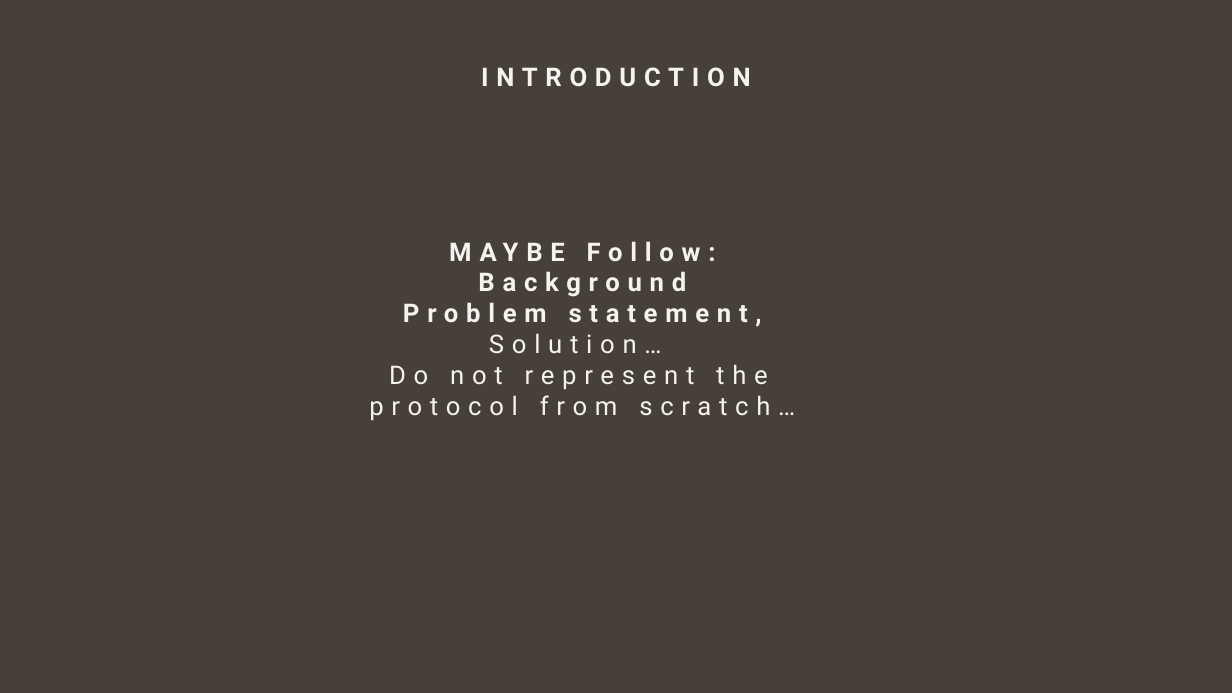
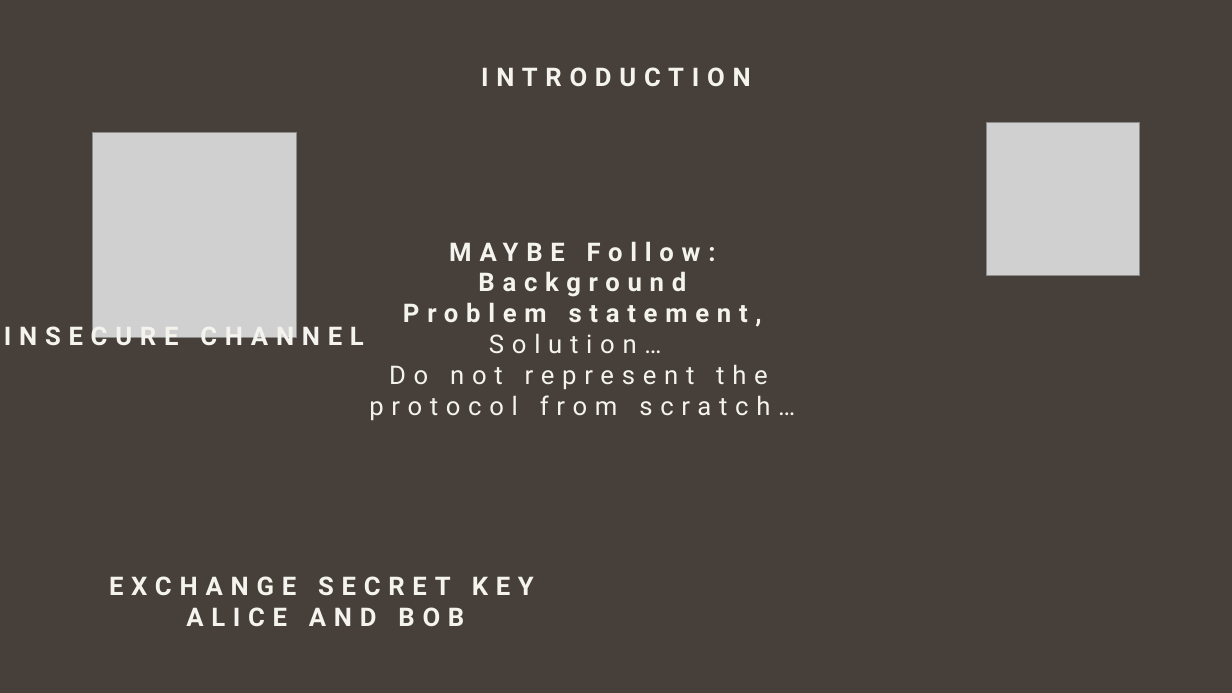
Before and after one commit to giovanniligato/E91-Protocol, a slide deck: slide 3 of Slides/E91 Protocol.pptx (slide 2 before the commit). Drawn at 1232x693 pixels with LibreOffice and Linux fonts; fonts in the diff are those of the drawing; grey boxes stand for pictures. Boxes give left, top, right and bottom in pixels: in the first picture for what was removed or moved away, otherwise in the second. Text is boxed around its words. In the diff, an @@ line names an element or a change of style, - is before the commit and + after.

```diff
--- a/Slides/E91 Protocol.pptx
+++ b/Slides/E91 Protocol.pptx
@@ picture added at [92,133,297,337] @@
@@ picture added at [987,123,1140,275] @@
@@ text added at [4,322,364,346], 20 pt, text #F4F3EE, bold @@
+INSECURE CHANNEL
@@ text added at [109,576,534,626], 20 pt, text #F4F3EE, bold @@
+EXCHANGE SECRET KEY ALICE AND BOB
```
Also in this commit, not shown: 4 other slides changed, 12 slides added, 1 other file.
